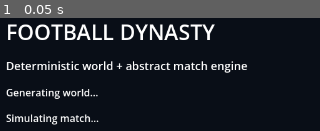
Above: before the commit, frame 1.
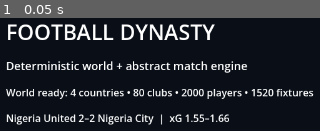
Above: after the commit, the same moment.

Repository: eghosa001/football-manager
Game: Godot game, scene res://game/scenes/main.tscn
Same seed, same stepped clock (60 frames per second), same inputs: the game is played once before the commit and once after it.
Inputs:
- Up to frame 1 (0.05 s): no input

The runs differ from the first frame. In frame 1, 6.4% of the frame differs, in the area x 1-99%, y 62-95%.
Error before the commit: Parse Error: Could not preload resource script "res://core/rng/seeded_rng.gd". (res://simulation/world/world_generator.gd:4)

Commit message:
Avoid reserved identifier in deterministic ID helper

Diff:
--- a/core/rng/seeded_rng.gd
+++ b/core/rng/seeded_rng.gd
@@ -47,9 +47,8 @@
 		result[j] = temp
 	return result
 
-func stable_id(namespace: String = "entity") -> String:
-	# Stable, opaque identifier. Formatting is deliberately simple: identity
-	# semantics matter more than presentation, and IDs are never user-facing.
-	# This counter does not consume the simulation random stream.
+func stable_id(namespace_name: String = "entity") -> String:
+	# Stable, opaque identifier. Identity semantics matter more than presentation,
+	# and IDs are never user-facing. This counter does not consume the RNG stream.
 	_id_counter += 1
-	return namespace + "-" + str(seed_value) + "-" + str(_id_counter)
+	return namespace_name + "-" + str(seed_value) + "-" + str(_id_counter)
